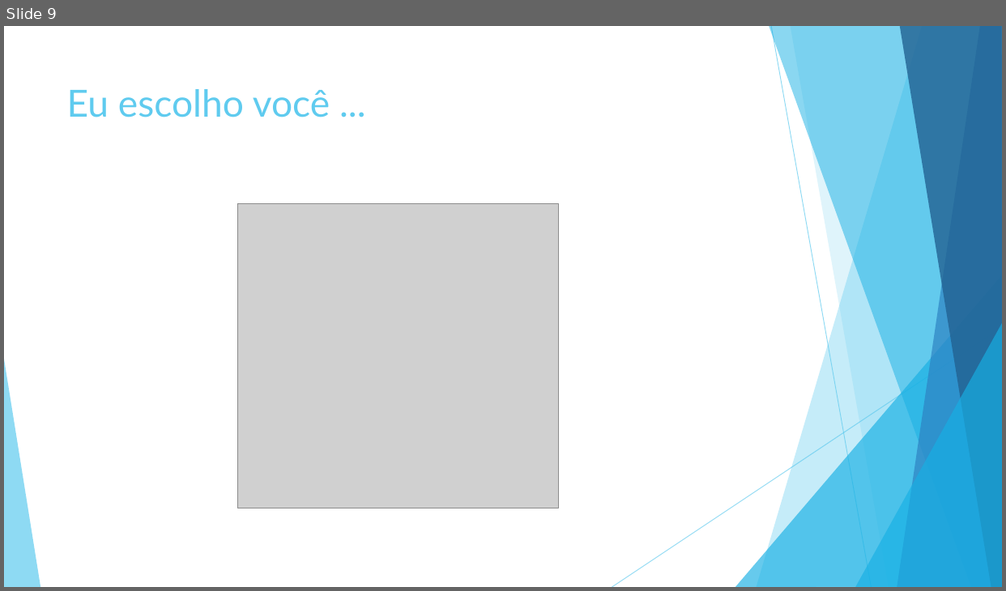
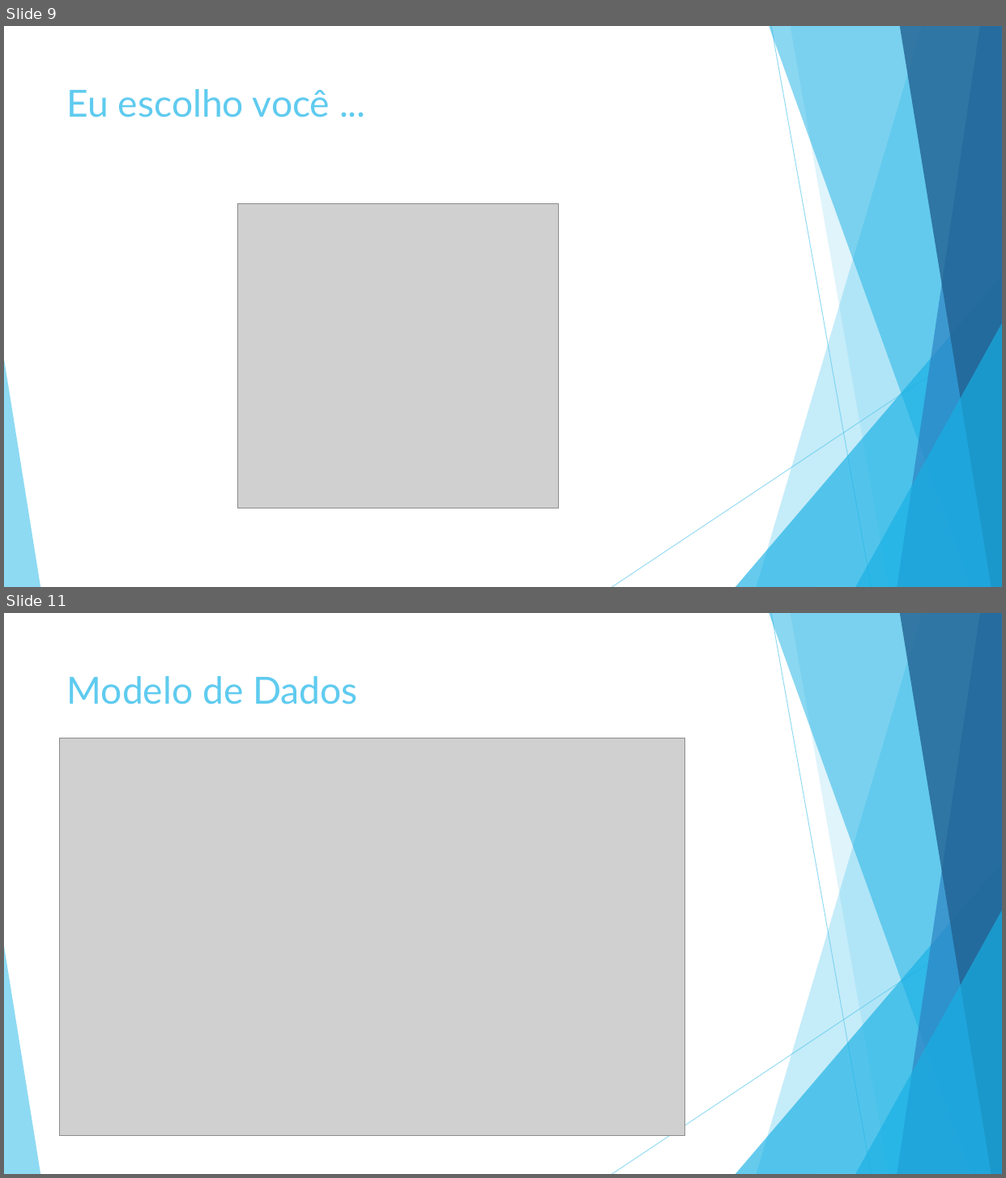
Before and after one commit to luiscferraz/bd-penitenciaria, a slide deck: Seminario/NoSQL.pptx. Shown one above the other, each under a label of ours: slide 9 before the commit, slides 9 and 11 after it; the slides between them are not shown. The pictures are 1006x591 and 1006x1178 pixels, drawn with LibreOffice and Linux fonts; fonts in the diff are those of the drawing; grey boxes stand for pictures. Boxes give left, top, right and bottom in pixels: in the first picture for what was removed or moved away, otherwise in the second. Text is boxed around its words. In the diff, an @@ line names an element or a change of style, - is before the commit and + after.

```diff
--- a/Seminario/NoSQL.pptx
+++ b/Seminario/NoSQL.pptx
@@ slide 11 added at <box>4,613,1002,1174</box>, background #FFFFFF; not listed: 10 template elements that a slide beside it also shows @@
@@ title added at <box>67,676,358,705</box>, 36 pt, text #5FCBEF @@
+Modelo de Dados
@@ picture added at <box>59,738,684,1135</box> @@
```
Also in this commit, not shown: 8 other slides added, 1 slide removed.
